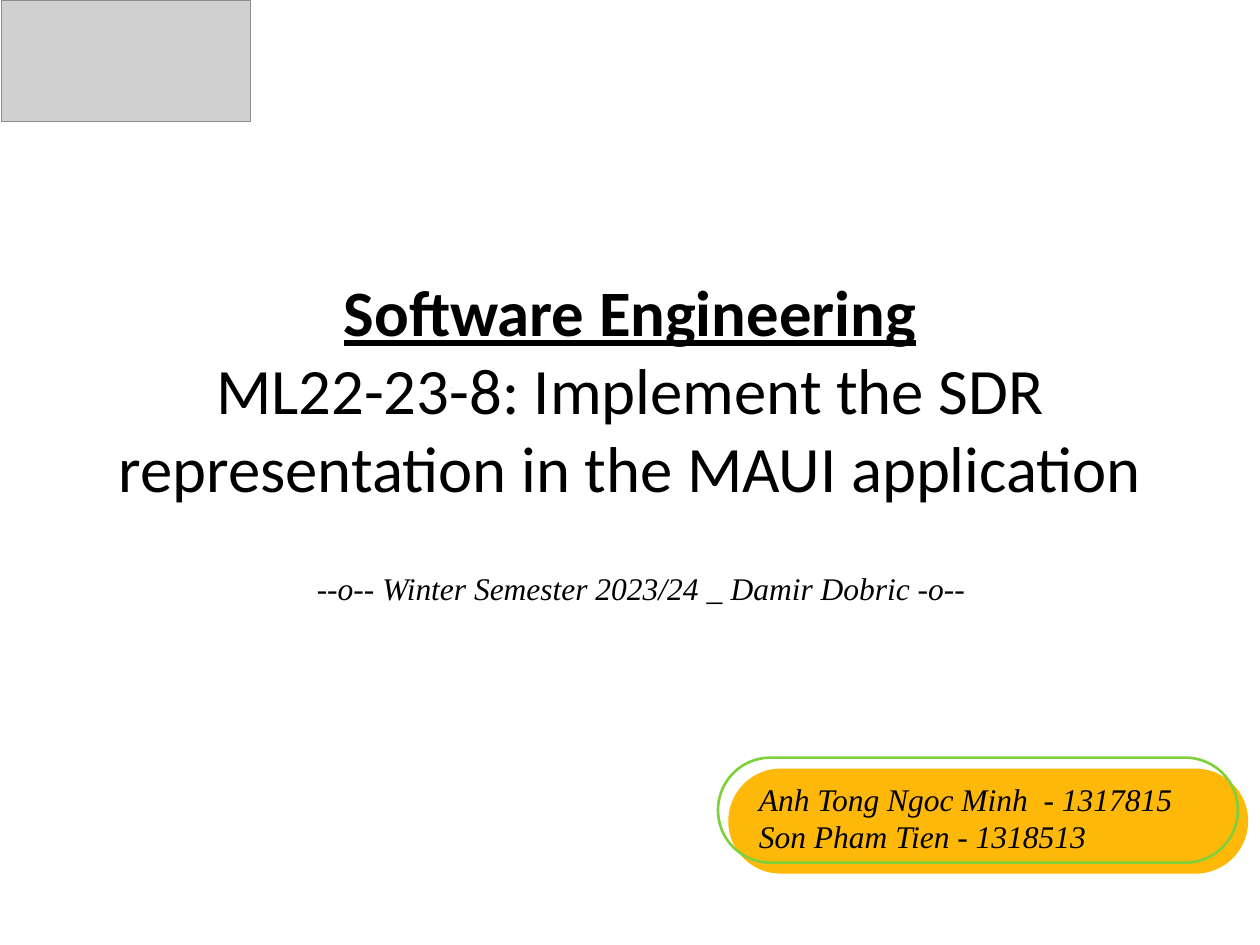
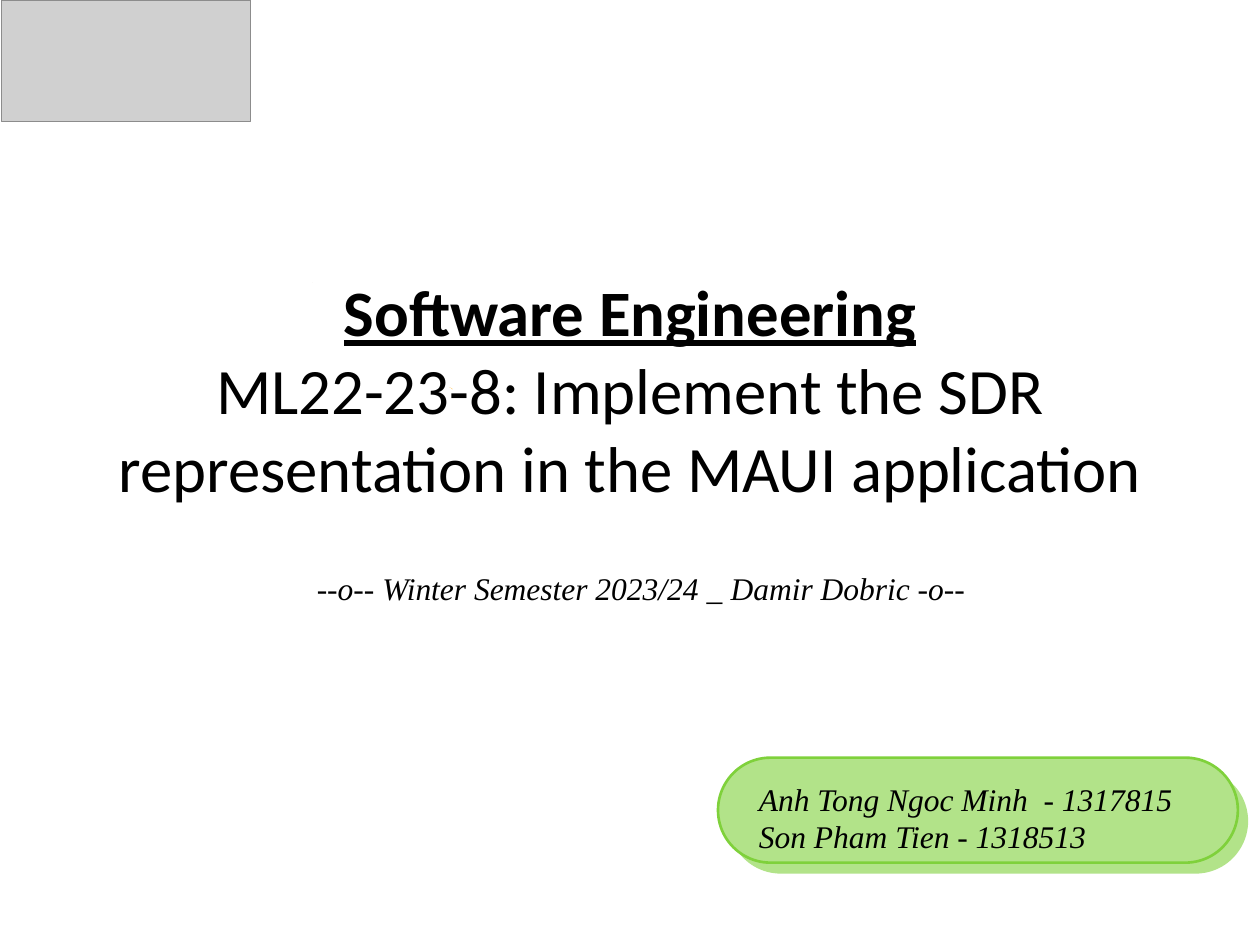
Before and after one commit to tongngocminhanh/MAUI_App_SDR, a slide deck: slide 1 of MySEProject/Documentation/ML22-23-8 Implement the SDR representation in the MAUI application.pptx. Drawn at 1260x945 pixels with LibreOffice and Linux fonts; fonts in the diff are those of the drawing; grey boxes stand for pictures. Boxes give left, top, right and bottom in pixels: in the first picture for what was removed or moved away, otherwise in the second. Text is boxed around its words. In the diff, an @@ line names an element or a change of style, - is before the commit and + after.

```diff
--- a/MySEProject/Documentation/ML22-23-8 Implement the SDR representation in the MAUI application.pptx
+++ b/MySEProject/Documentation/ML22-23-8 Implement the SDR representation in the MAUI application.pptx
@@ rounded rectangle at <box>718,757,1239,862</box>: fill none to #B2E389 @@
@@ rounded rectangle at <box>728,769,1249,873</box>: fill #FEB80A to #B2E389 @@
```
Also in this commit, not shown: 3 other slides changed, 1 slide added, 2 slides removed, 6 other files.
